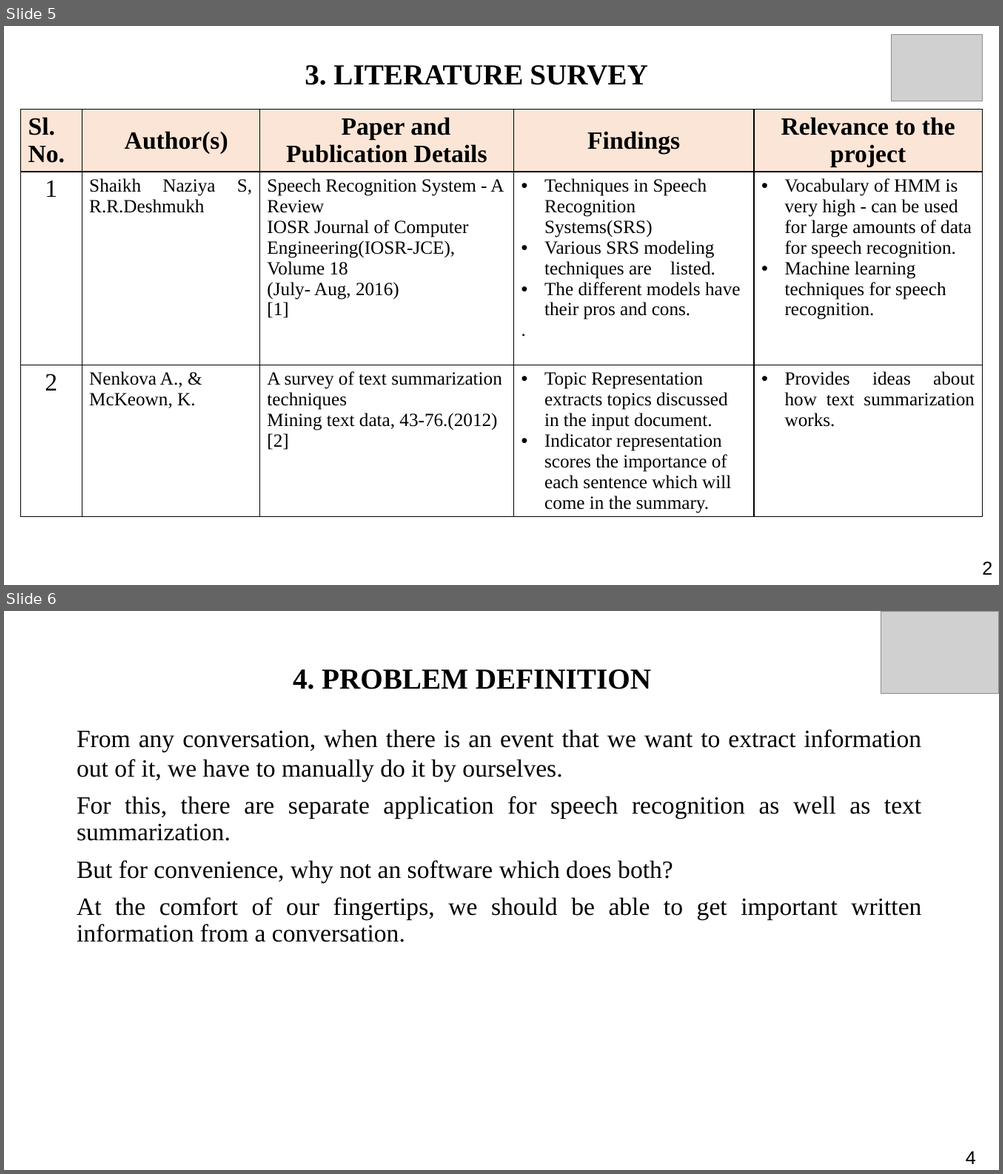
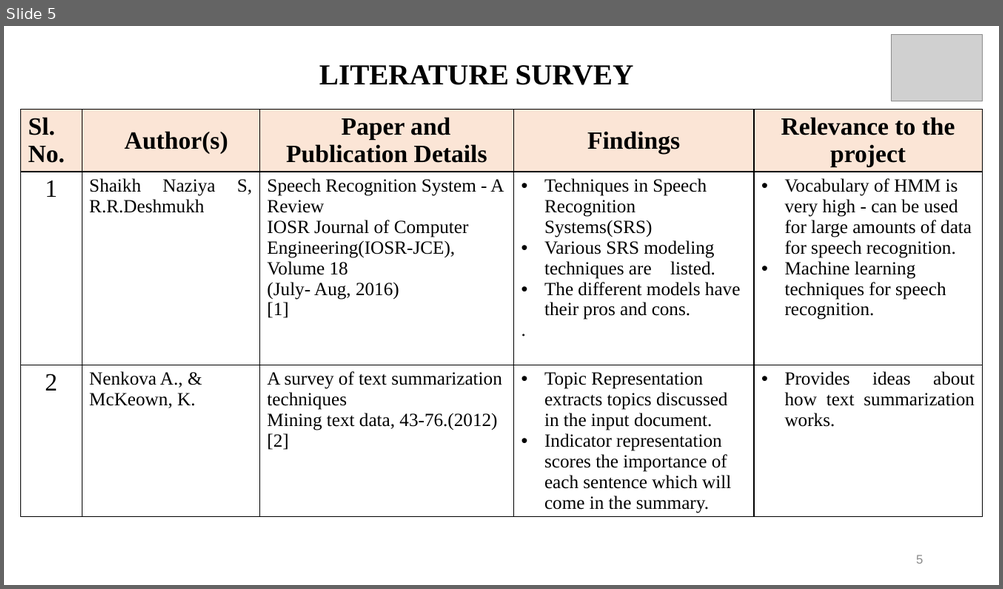
Before and after one commit to Hariomsmit/TransSummarize, a slide deck: MINI_PROJECT.pptx. Shown one above the other, each under a label of ours: slides 5 and 6 before the commit, slide 5 after it. The pictures are 1003x1174 and 1003x589 pixels, drawn with LibreOffice and Linux fonts; fonts in the diff are those of the drawing; grey boxes stand for pictures. Boxes give left, top, right and bottom in pixels: in the first picture for what was removed or moved away, otherwise in the second. Text is boxed around its words. In the diff, an @@ line names an element or a change of style, - is before the commit and + after.

```diff
--- a/MINI_PROJECT.pptx
+++ b/MINI_PROJECT.pptx
@@ slide 6 removed at (4,611,999,1170), background #FFFFFF @@
@@ picture removed at (881,612,999,693) @@
@@ title removed at (293,669,651,689) @@
-4. PROBLEM DEFINITION
@@ text removed at (77,729,922,943) @@
-From any conversation, when there is an event that we want to extract information out of it, we have to manually do it by ourselves.
-For this, there are separate application for speech recognition as well as text summarization.
-But for convenience, why not an software which does both?
-At the comfort of our fingertips, we should be able to get important written information from a conversation.
@@ text removed at (965,1151,976,1165) @@
-4
@@ slide 5 changed as well @@
@@ title at (319,65,634,85): text changed @@
-3. LITERATURE SURVEY
+LITERATURE SURVEY
@@ page number added at (916,555,922,564), 12 pt, text #8B8B8B @@
+5
@@ text removed at (982,562,992,575) @@
-2
```
Also in this commit, not shown: 8 other slides changed, 5 slides added, 11 other files.
